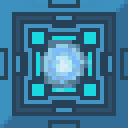
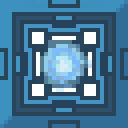
Comparing the layer stacks of the two 128px x 128px images. Changes:
renamed "Layer 8" to "team color", showed it, moved it above "Layer 6", painted on it over (x1=32, y1=32, x2=96, y2=96)
